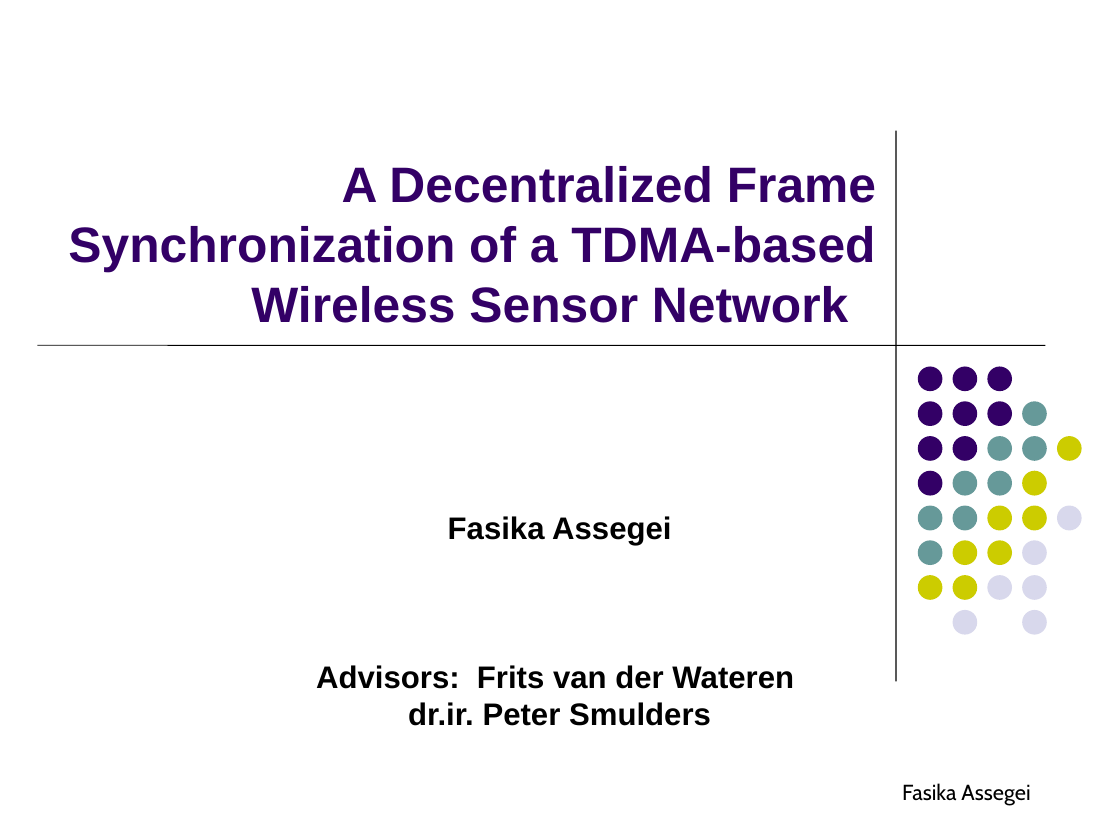
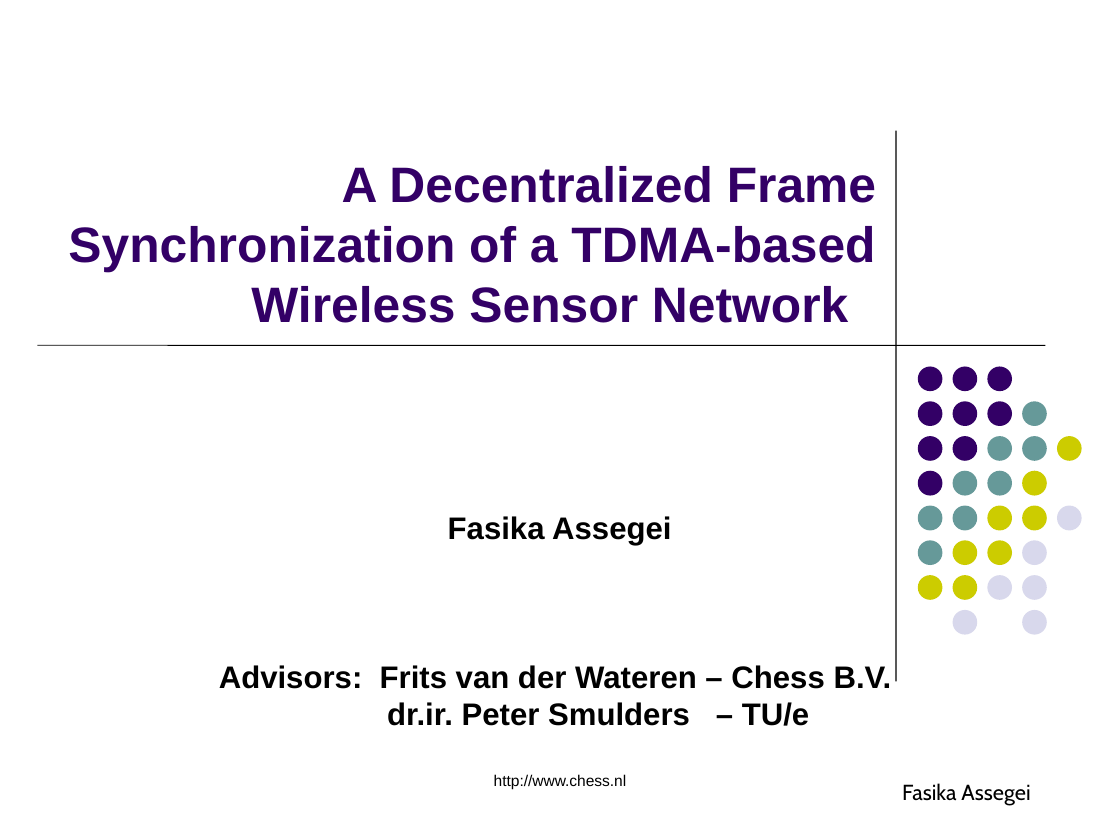
Before and after one commit to fasalex/symposium, a slide deck: slide 2 of Presentation.ppt. Drawn at 1120x840 pixels with LibreOffice and Linux fonts; fonts in the diff are those of the drawing. Boxes give left, top, right and bottom in pixels: in the first picture for what was removed or moved away, otherwise in the second. Text is boxed around its words. In the diff, an @@ line names an element or a change of style, - is before the commit and + after.

```diff
--- a/Presentation.ppt
+++ b/Presentation.ppt
@@ text at [219, 665, 892, 726]: text changed @@
-Advisors: Frits van der Wateren
-dr.ir. Peter Smulders
+Advisors: Frits van der Wateren – Chess B.V.
+dr.ir. Peter Smulders – TU/e
@@ text added at [494, 774, 627, 790], 10 pt, text #000000 @@
+http://www.chess.nl
```
Also in this commit, not shown: 41 other slides changed, 1 slide added, 17 other files.
